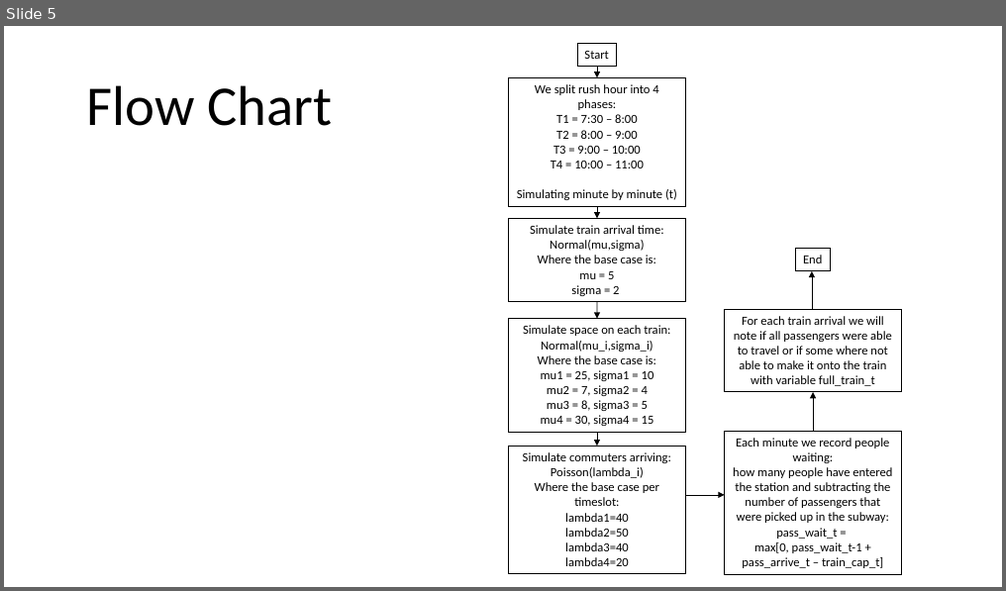
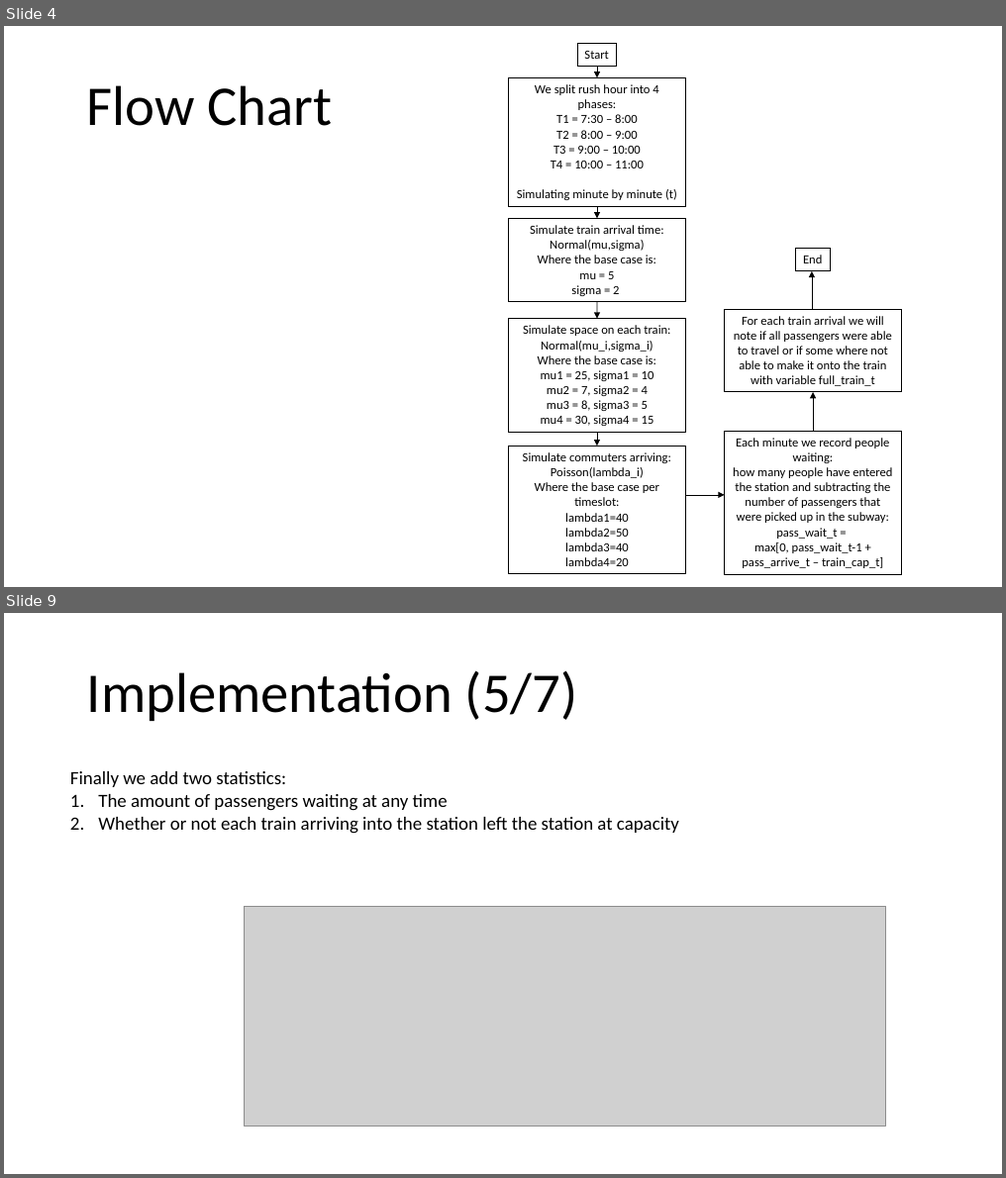
Before and after one commit to ManolisManoli/Data604_Sim-Mod, a slide deck: Final_Project/ManolisManoli_FinalProject_Data604.pptx. Shown one above the other, each under a label of ours: slide 5 before the commit, slides 4 and 9 after it; the slides between them are not shown. The pictures are 1006x591 and 1006x1178 pixels, drawn with LibreOffice and Linux fonts; fonts in the diff are those of the drawing; grey boxes stand for pictures. Boxes give left, top, right and bottom in pixels: in the first picture for what was removed or moved away, otherwise in the second. Text is boxed around its words. In the diff, an @@ line names an element or a change of style, - is before the commit and + after.

```diff
--- a/Final_Project/ManolisManoli_FinalProject_Data604.pptx
+++ b/Final_Project/ManolisManoli_FinalProject_Data604.pptx
@@ slide 9 added at bbox=[4, 613, 1002, 1174], background #FFFFFF @@
@@ text added at bbox=[87, 670, 578, 721], 54 pt, text #000000 @@
+Implementation (5/7)
@@ text added at bbox=[70, 771, 679, 834], 18 pt, text #000000 @@
+Finally we add two statistics:
+1. The amount of passengers waiting at any time
+2. Whether or not each train arriving into the station left the station at capacity
@@ picture added at bbox=[245, 906, 886, 1126] @@
@@ what was slide 5 is now slide 4 @@
```
Also in this commit, not shown: 2 slides changed, 10 other slides added, 1 slide removed.
